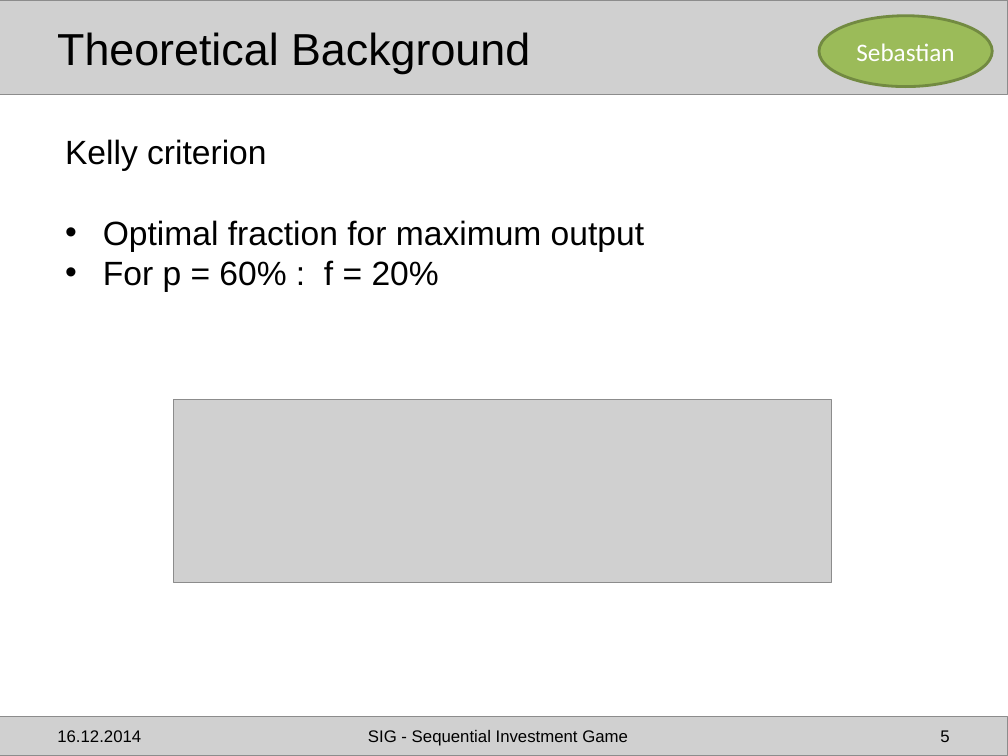
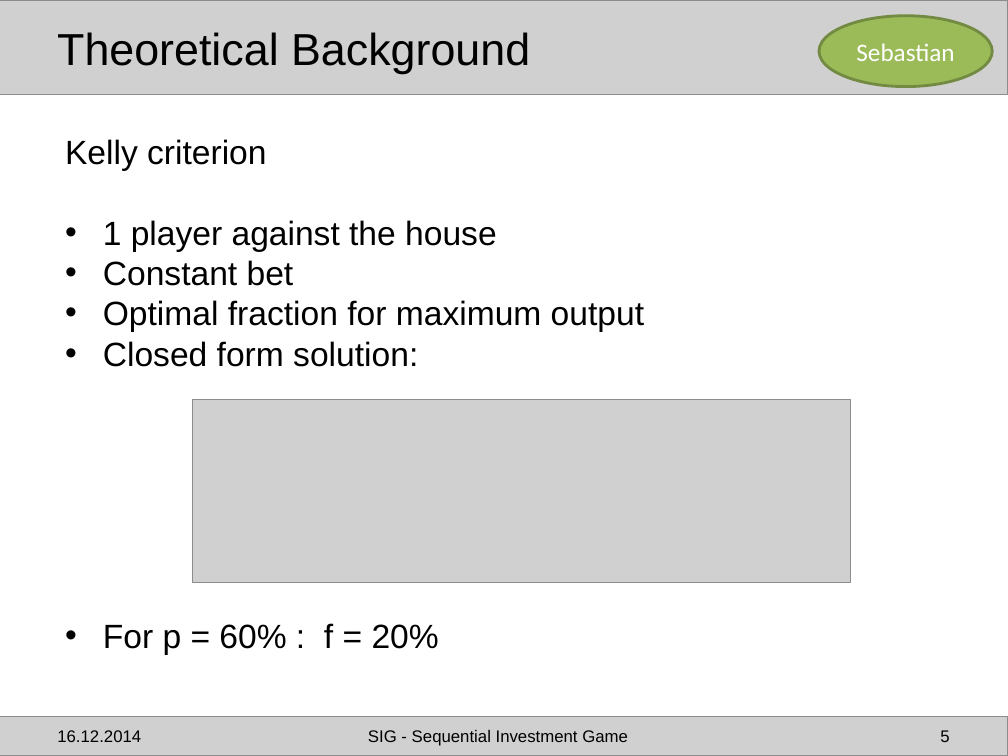
Before and after one commit to simonzi92/Mod-Simu-MATLAB, a slide deck: slide 5 of presentation/SIG - Presentation_Final.pptx. Drawn at 1008x756 pixels with LibreOffice and Linux fonts; fonts in the diff are those of the drawing; grey boxes stand for pictures. Boxes give left, top, right and bottom in pixels: in the first picture for what was removed or moved away, otherwise in the second. Text is boxed around its words. In the diff, an @@ line names an element or a change of style, - is before the commit and + after.

```diff
--- a/presentation/SIG - Presentation_Final.pptx
+++ b/presentation/SIG - Presentation_Final.pptx
@@ text at <box>103,220,497,286</box>: paragraphs added @@
+• 1 player against the house
+• Constant bet
@@ text at <box>103,341,418,367</box>: paragraph added @@
+• Closed form solution:
@@ picture: place and size @@
-picture at <box>173,399,832,583</box>
+picture at <box>193,399,851,583</box>
```
Also in this commit, not shown: 4 other slides changed, 1 other file.
